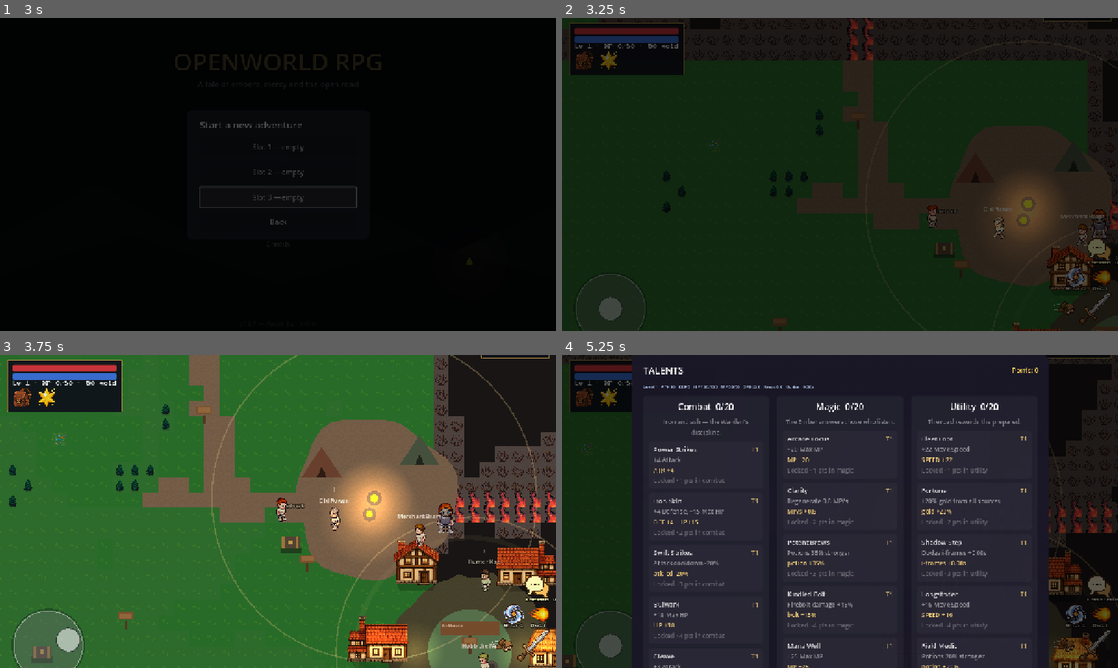
Above: before the commit, frames 1-4 (two rows, left to right).
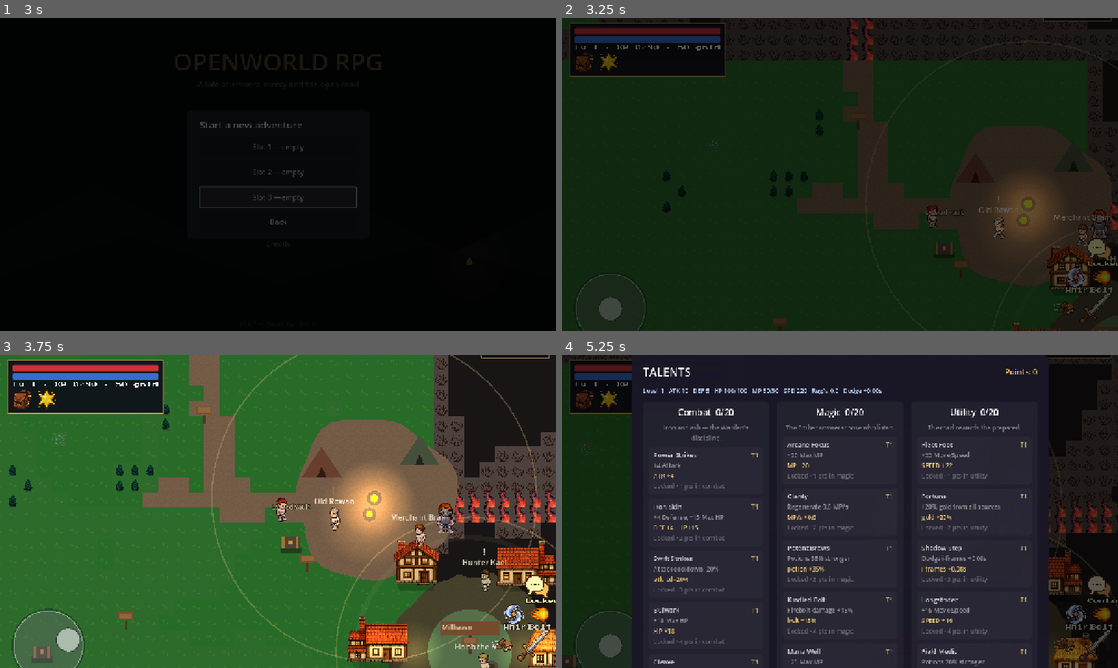
Above: after the commit, the same moments.

Repository: amirrezahadipoor/openworldRpg
Game: Godot game, scene res://scenes/menus/main_menu.tscn
Two runs of this game, one before a commit and one after it. Both use one fixed random seed, a clock stepped at 60 frames per second and the inputs below.
Inputs (mouse positions are in pixels of both pictures, inside the frame that each line leads up to):
- Up to frame 1 (3 s): click "Settings" at 0.5 s; click "Cancel" at 1.25 s; click "New Game" at 2 s; click "New Game" at 2.75 s
- Up to frame 2 (3.25 s): no input
- Up to frame 3 (3.75 s): drag from (50, 646) to (316, 567) at 3.52 s
- Up to frame 4 (5.25 s): drag from (728, 527) to (834, 574) at 4.27 s; move the mouse to (895, 442) at 5.02 s; hold D (move_right) from 5.03 s (still down); hold T (talents) from 5.03 s (still down)

Frame 1 is identical in both runs. In frame 2, 1.4% of the frame differs, in the area x 1-100%, y 1-100%; in frame 3, 2.6%; in frame 4, 9.2%, in the area x 1-100%, y 4-100%.

Commit message:
Fix large-text setting: normal text no longer shrinks, toggle actually enlarges
The font-scale walk computed (current_size - 4) on every pass before adding
the bonus, so a normal (large-text off) run shrank every label 4px below its
authored size, and switching Large text on merely added those 4 straight back -
the accessibility option was a no-op. Authored sizes are now captured once in
metadata and every pass writes authored (+4 when large), which is idempotent
and respects code-set sizes like 26px titles. Content screens re-apply on open
so dynamically built inventory/shop/talent/quest rows honour the setting, and
the settings Cancel restores a live-toggled value.

Diff:
--- a/scripts/autoload/settings_manager.gd
+++ b/scripts/autoload/settings_manager.gd
@@ -34,10 +34,22 @@
 	ui_scale_changed.emit()
 
 
+const META_AUTHORED := "_authored_font_size"
+const META_APPLIED := "_large_text_applied"
+
+
 func apply_text_scale(root: Node) -> void:
 	## Walk the UI and re-size every text node. Theme overrides beat the theme,
 	## so this edits the overrides the screens set — and covers nodes built later
-	## if it is called again (main.gd calls it after building the HUD).
+	## if it is called again (screens call this on open; main.gd calls it after
+	## the HUD is built).
+	##
+	## The control's *authored* size (its code-set override, else the theme
+	## default) is captured once in metadata, so toggling is idempotent. The old
+	## version computed (current - 4) every time: on a normal run it shrank every
+	## label by 4px below what was authored, and turning Large text on then added
+	## the 4 straight back — i.e. the accessibility toggle did nothing and normal
+	## text shipped smaller than designed.
 	var bonus := LARGE_TEXT_BONUS if large_text else 0
 	_bump(root, bonus)
 
@@ -46,11 +58,23 @@
 	if node is Label or node is Button or node is RichTextLabel or node is OptionButton or node is LineEdit:
 		var c := node as Control
 		var key := "normal_font_size" if node is RichTextLabel else "font_size"
-		var base := int(c.get_theme_font_size(key))
-		var eff := int(c.get_theme_font_size(key)) - LARGE_TEXT_BONUS
-		if eff <= 0:
-			eff = BASE_FONT_SIZE
-		c.add_theme_font_size_override(key, eff + bonus)
+		var authored := 0
+		if c.has_meta(META_AUTHORED):
+			authored = int(c.get_meta(META_AUTHORED))
+		else:
+			# First time we meet this node: record exactly what the author wrote,
+			# including an explicit override (titles at 26px etc.), before we add
+			# anything of our own.
+			authored = int(c.get_theme_font_size(key))
+			if authored <= 0:
+				authored = BASE_FONT_SIZE
+			c.set_meta(META_AUTHORED, authored)
+		# Always (re)write the override against the captured authored size.
+		# Removing it instead would revert a label whose *authored* size was
+		# itself an override to the theme default (16px), landing on a size the
+		# designer never wrote when Large text was toggled off.
+		c.add_theme_font_size_override(key, authored + bonus)
+		c.set_meta(META_APPLIED, bonus > 0)
 	for child in node.get_children():
 		_bump(child, bonus)
 
--- a/scripts/ui/inventory_screen.gd
+++ b/scripts/ui/inventory_screen.gd
@@ -40,6 +40,7 @@
 	_refresh()
 	visible = true
 	PauseManager.hold(self, "inventory")
+	SettingsManager.apply_text_scale(self)
 
 
 func close() -> void:
--- a/scripts/ui/quest_log_screen.gd
+++ b/scripts/ui/quest_log_screen.gd
@@ -24,6 +24,7 @@
 func open() -> void:
 	_refresh()
 	visible = true
+	SettingsManager.apply_text_scale(self)
 
 
 func close() -> void:
--- a/scripts/ui/settings_screen.gd
+++ b/scripts/ui/settings_screen.gd
@@ -29,9 +29,13 @@
 
 
 var _was_paused := false
+## Large text applies the instant it is toggled; Cancel must give that back
+## instead of leaving the accessibility state half-changed and unsaved.
+var _large_at_open := false
 
 
 func open() -> void:
+	_large_at_open = SettingsManager.large_text
 	_load_into_ui()
 	visible = true
 	PauseManager.hold(self, "settings")
@@ -134,9 +138,19 @@
 	cancel_btn.text = "Cancel"
 	cancel_btn.custom_minimum_size = Vector2(140, 44)
 	cancel_btn.pressed.connect(func() -> void: AudioManager.play_sfx("ui_click"))
-	cancel_btn.pressed.connect(close)
+	cancel_btn.pressed.connect(_cancel)
 	btns.add_child(cancel_btn)
 	box.add_child(btns)
+
+
+func _cancel() -> void:
+	# The big-text toggle is live; the sliders are not applied until Apply. So
+	# Cancel only has to hand back the live accessibility change.
+	if SettingsManager.large_text != _large_at_open:
+		SettingsManager.large_text = _large_at_open
+		SettingsManager.apply_text_scale(get_tree().root)
+		_load_into_ui()
+	close()
 
 
 func _slider_row(label_text: String, store: Callable) -> Control:
--- a/scripts/ui/shop_screen.gd
+++ b/scripts/ui/shop_screen.gd
@@ -36,6 +36,7 @@
 	_refresh()
 	visible = true
 	PauseManager.hold(self, "shop")
+	SettingsManager.apply_text_scale(self)
 
 
 func close() -> void:
--- a/scripts/ui/talent_screen.gd
+++ b/scripts/ui/talent_screen.gd
@@ -34,6 +34,7 @@
 	_refresh()
 	visible = true
 	PauseManager.hold(self, "talents")
+	SettingsManager.apply_text_scale(self)
 
 
 func close() -> void:
